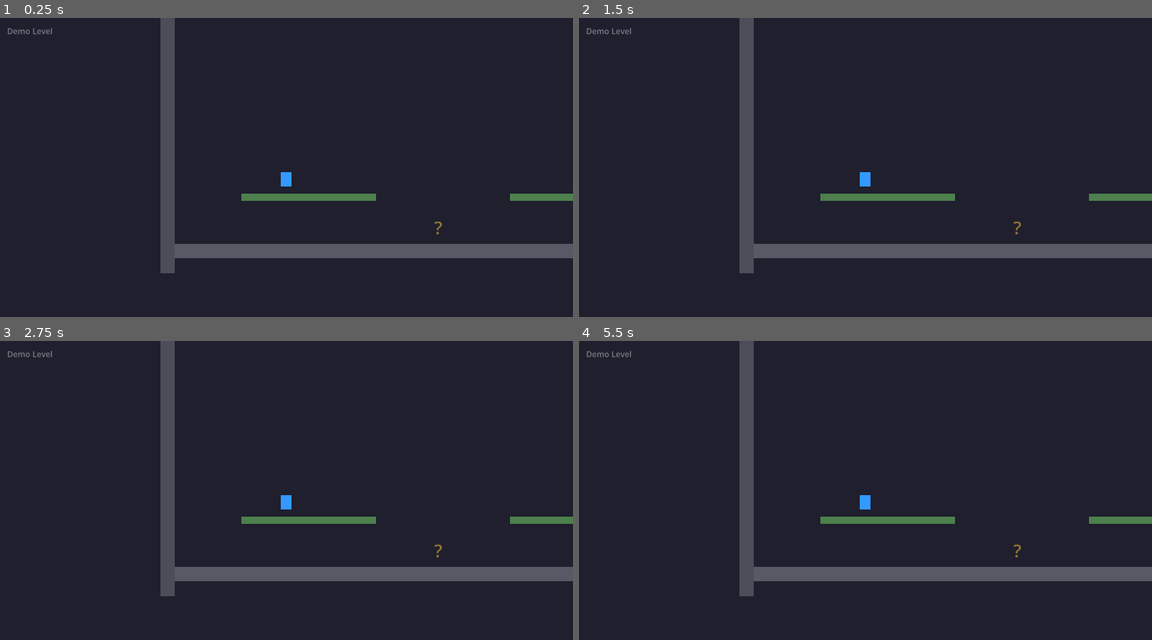
Above: before the commit, frames 1-4 (two rows, left to right).
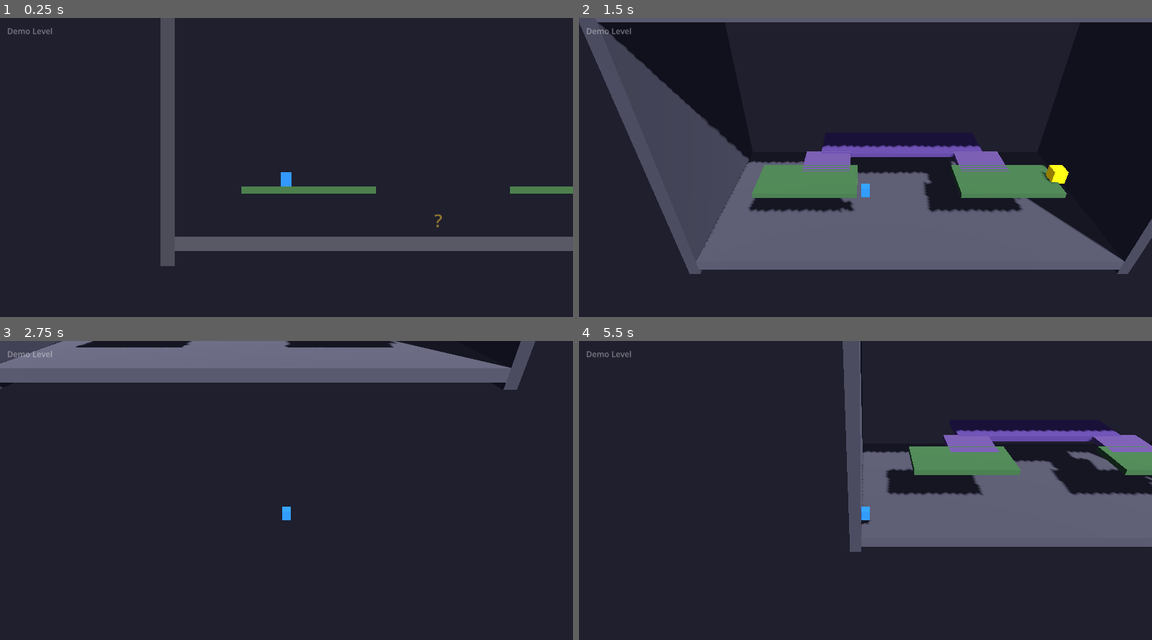
Above: after the commit, the same moments.

Repository: AhkunTa/U-Gravitation
Game: Godot game, scene res://scenes/demo_level.tscn
Two runs of this game, one before a commit and one after it. Both use one fixed random seed, a clock stepped at 60 frames per second and the inputs below.
Inputs:
- Up to frame 1 (0.25 s): no input
- Up to frame 2 (1.5 s): tap Enter at 0.5 s; hold D (move_right) 0.53-1.28 s; tap Tab (dimension_switch) at 0.6, 1.35 s; tap Space (jump) at 0.77 s; hold S (move_backward) from 1.28 s (still down)
- Up to frame 3 (2.75 s): tap Space (jump) at 1.52 s; release S (move_backward) at 2.03 s; hold D (move_right) from 2.03 s (still down); tap Tab (dimension_switch) at 2.1 s
- Up to frame 4 (5.5 s): release D (move_right) at 2.78 s; hold W (move_forward) 2.78-3.53 s; tap Tab (dimension_switch) every 0.75 s from 2.85 to 5.1 s; tap Space (jump) at 3.02, 3.77, 4.52 s; tap R (reset_level) at 3.5 s; hold A (move_left) 3.53-5.03 s; hold S (move_backward) from 5.03 s (still down)

The runs differ from the first frame. In frame 1, 5.1% of the frame differs, in the area x 28-100%, y 56-86%; in frame 2, 30%, in the area x 0-100%, y 0-86%; in frame 3, 17%; in frame 4, 23%.
Error before the commit: Parse Error: Cannot infer the type of "old_vec" variable because the value doesn't have a set type. (res://scripts/autoload/gravity_manager.gd:37)

Commit message:
chore: update

Diff:
--- a/scenes/demo_level.tscn
+++ b/scenes/demo_level.tscn
@@ -1,6 +1,6 @@
-[gd_scene load_steps=2 format=3]
+[gd_scene format=3 uid="uid://dmgojlqgu00j0"]
 
-[ext_resource type="Script" path="res://scripts/levels/demo_level_builder.gd" id="1"]
+[ext_resource type="Script" uid="uid://dbmfnsimla8k" path="res://scripts/levels/demo_level_builder.gd" id="1"]
 
-[node name="DemoLevel" type="Node"]
+[node name="DemoLevel" type="Node" unique_id=2125104867]
 script = ExtResource("1")
--- a/scripts/autoload/dimension_manager.gd
+++ b/scripts/autoload/dimension_manager.gd
@@ -64,7 +64,19 @@
 	if _player_3d.has_method("set_input_enabled"):
 		_player_3d.set_input_enabled(false)
 
-	# Sync position
+	# Fade to black
+	var fade := ColorRect.new()
+	fade.color = Color(0, 0, 0, 0)
+	fade.anchors_preset = Control.PRESET_FULL_RECT
+	fade.mouse_filter = Control.MOUSE_FILTER_IGNORE
+	if _ui_layer:
+		_ui_layer.add_child(fade)
+
+	var tween := create_tween()
+	tween.tween_property(fade, "color:a", 1.0, TRANSITION_DURATION * 0.5)
+	await tween.finished
+
+	# --- At black frame: sync position and swap worlds ---
 	if target == Dimension.MODE_3D:
 		var pos_2d := _player_2d.global_position
 		_last_z_position = clampf(_last_z_position, -10.0, 10.0)
@@ -89,11 +101,14 @@
 			-_player_3d.velocity.y * PIXEL_SCALE
 		)
 
-	# Simple fade transition
-	await _do_transition()
-
 	_apply_dimension(target)
 	current_dimension = target
+
+	# Fade back in
+	var tween2 := create_tween()
+	tween2.tween_property(fade, "color:a", 0.0, TRANSITION_DURATION * 0.5)
+	await tween2.finished
+	fade.queue_free()
 
 	# Unfreeze
 	if target == Dimension.MODE_2D and _player_2d.has_method("set_input_enabled"):
@@ -117,20 +132,3 @@
 		_world_2d.process_mode = Node.PROCESS_MODE_DISABLED
 		_world_3d.visible = true
 		_world_3d.process_mode = Node.PROCESS_MODE_INHERIT
-
-
-func _do_transition() -> void:
-	# Find or create a fade overlay in the UI layer
-	if not _ui_layer:
-		return
-	var fade := ColorRect.new()
-	fade.color = Color(0, 0, 0, 0)
-	fade.anchors_preset = Control.PRESET_FULL_RECT
-	fade.mouse_filter = Control.MOUSE_FILTER_IGNORE
-	_ui_layer.add_child(fade)
-
-	var tween := create_tween()
-	tween.tween_property(fade, "color:a", 1.0, TRANSITION_DURATION * 0.5)
-	tween.tween_property(fade, "color:a", 0.0, TRANSITION_DURATION * 0.5)
-	await tween.finished
-	fade.queue_free()
--- a/scripts/autoload/gravity_manager.gd
+++ b/scripts/autoload/gravity_manager.gd
@@ -34,7 +34,7 @@
 func set_direction(new_dir: GravityDir) -> void:
 	if new_dir == current_direction:
 		return
-	var old_vec := DIR_VECTORS_2D[current_direction]
+	var old_vec: Vector2 = DIR_VECTORS_2D[current_direction]
 	current_direction = new_dir
-	var new_vec := DIR_VECTORS_2D[current_direction]
+	var new_vec: Vector2 = DIR_VECTORS_2D[current_direction]
 	gravity_changed.emit(old_vec, new_vec)
--- a/scripts/player/player_2d.gd
+++ b/scripts/player/player_2d.gd
@@ -55,7 +55,7 @@
 		move_dir += 1.0
 
 	# Movement perpendicular to gravity
-	var right_vec := Vector2(-grav_dir.y, grav_dir.x)
+	var right_vec := Vector2(grav_dir.y, -grav_dir.x)
 	var move_component := right_vec * move_dir * MOVE_SPEED
 	# Remove existing movement along right_vec, replace with input
 	var grav_component := grav_dir * velocity.dot(grav_dir)
